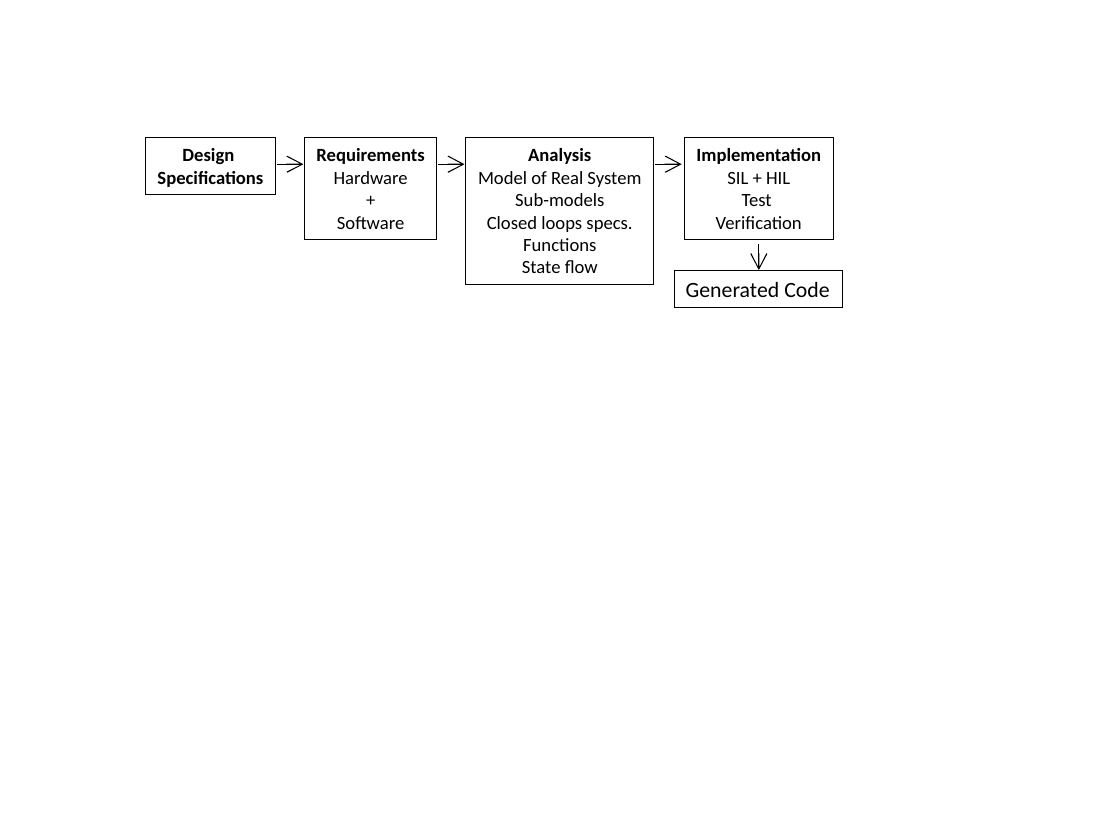
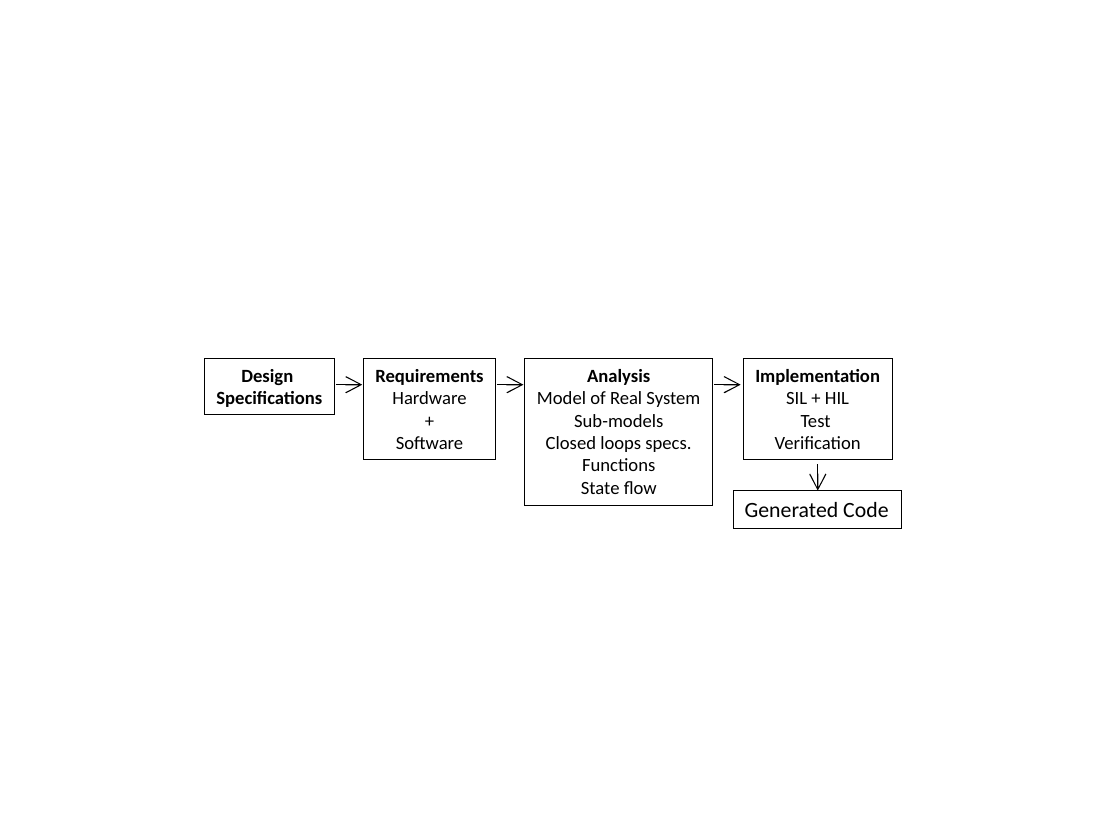
Before and after one commit to SerhatOzkucuk/PhD-Works, a slide deck: slide 3 of Parameter Estimation Works/Embedded coder Paper/IEEETransactions_Word/Figures_embedded coder paper.pptx. Drawn at 1120x840 pixels with LibreOffice and Linux fonts; fonts in the diff are those of the drawing. Boxes give left, top, right and bottom in pixels: in the first picture for what was removed or moved away, otherwise in the second. Text is boxed around its words. In the diff, an @@ line names an element or a change of style, - is before the commit and + after.

```diff
--- a/Parameter Estimation Works/Embedded coder Paper/IEEETransactions_Word/Figures_embedded coder paper.pptx
+++ b/Parameter Estimation Works/Embedded coder Paper/IEEETransactions_Word/Figures_embedded coder paper.pptx
@@ 5 rectangles, 4 arrows: place and size @@
-5 rectangles, 4 arrows at [146, 138, 842, 308]
+5 rectangles, 4 arrows at [204, 358, 902, 529]
```
Also in this commit, not shown: 9 slides added, 5 other files.
